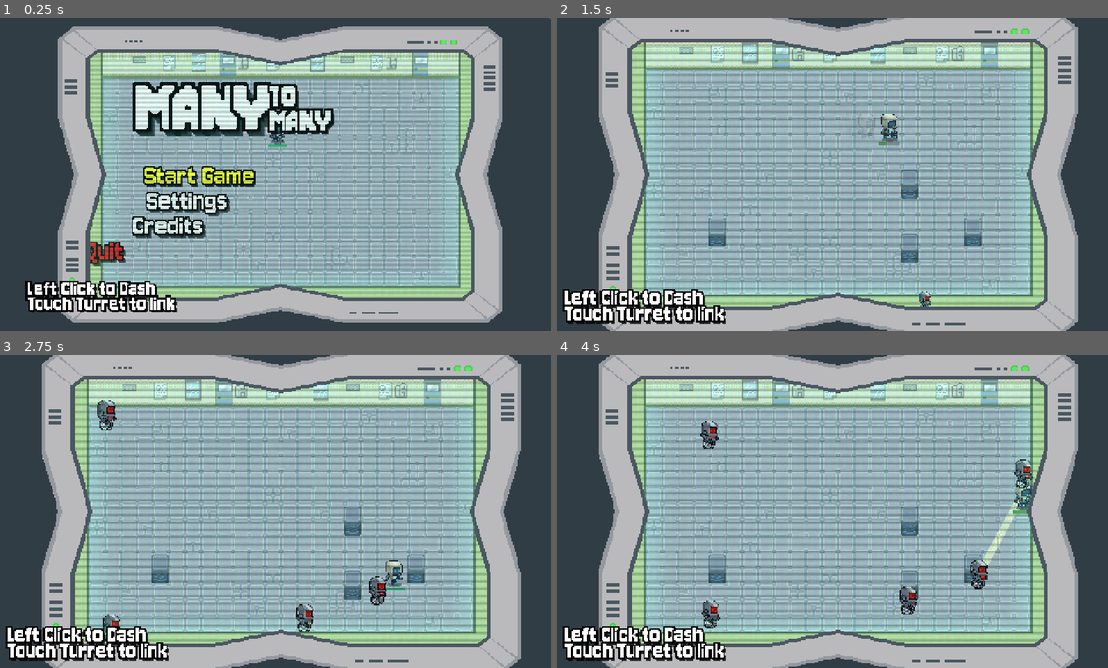
Above: before the commit, frames 1-4 (two rows, left to right).
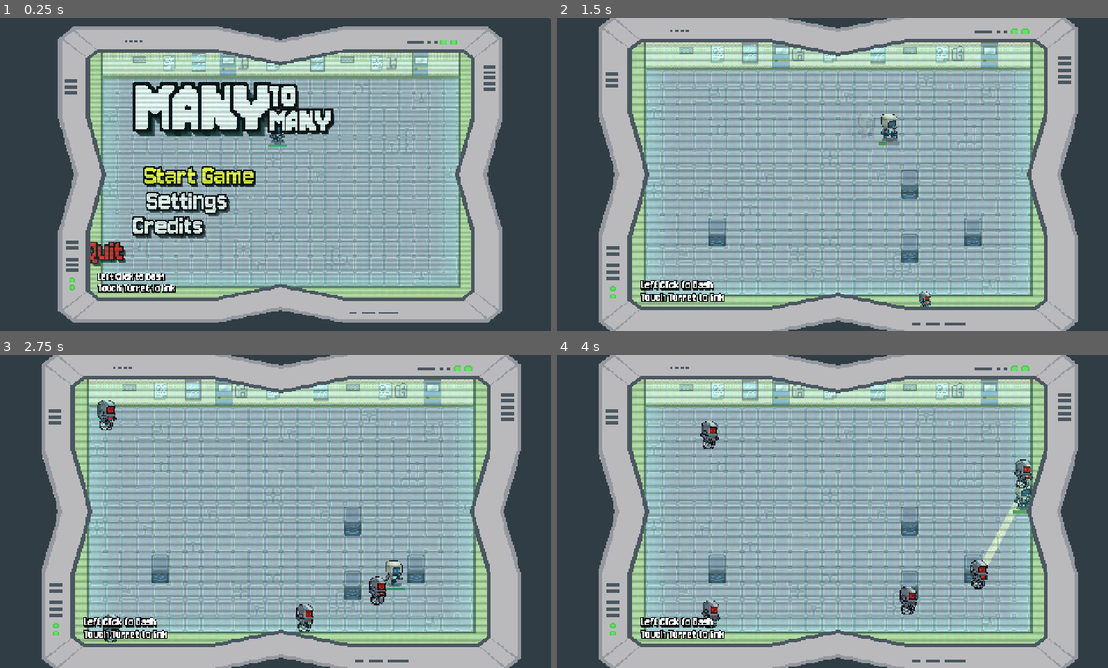
Above: after the commit, the same moments.

Repository: MaulIshak/gamedev-tv
Game: Godot game, scene res://scenes/gameplay.tscn
The game is run twice, just before and just after one commit, with the same random seed, the same clock (stepped at 60 frames per second) and the same inputs. Sound files missing from this copy of the repository are replaced by a short silence.
Inputs (mouse positions are in pixels of both pictures, inside the frame that each line leads up to):
- Up to frame 1 (0.25 s): no input
- Up to frame 2 (1.5 s): click "Start Game" at 0.5 s; tap Enter at 1.25 s; move the mouse to (953, 158) at 1.27 s; hold D (move_right) from 1.28 s (still down); tap Shift (dash) at 1.35 s; click (953, 158) at 1.42 s
- Up to frame 3 (2.75 s): tap Enter at 2 s; move the mouse to (159, 527) at 2.02 s; release D (move_right) at 2.03 s; hold S (move_down) from 2.03 s (still down); tap Shift (dash) at 2.1 s
- Up to frame 4 (4 s): tap Enter at 2.75, 3.5 s; move the mouse to (887, 442) at 2.77 s; release S (move_down) at 2.78 s; hold D (move_right) 2.78-3.53 s; tap Shift (dash) at 2.85, 3.6 s; move the mouse to (804, 574) at 3.52 s; hold W (move_up) from 3.53 s (still down); click (804, 574) at 3.67 s

The runs differ from the first frame. In frame 1, 2.6% of the frame differs, in the area x 4-33%, y 81-94%; in frame 2, 3.1%, in the area x 1-31%, y 83-98%; in frame 3, 3.1%; in frame 4, 3.1%.

Commit message:
fix guide text

Diff:
--- a/scenes/gameplay.tscn
+++ b/scenes/gameplay.tscn
@@ -319,13 +319,15 @@
 
 [node name="Label2" type="Label" parent="." unique_id=2142846621]
 material = SubResource("ShaderMaterial_525vb")
-offset_left = -273.0
-offset_top = 151.0
-offset_right = -80.0
-offset_bottom = 192.3125
+offset_left = -197.0
+offset_top = 144.0
+offset_right = -33.0
+offset_bottom = 185.3125
 theme_override_constants/line_spacing = -8
 theme_override_constants/paragraph_spacing = -1
 theme_override_fonts/font = SubResource("FontVariation_25e7j")
-theme_override_font_sizes/font_size = 23
+theme_override_font_sizes/font_size = 12
 text = "Left Click to Dash
+
+
 Touch Turret to link "
Not shown: 1 places in scenes/gameplay.tscn that only renumber resources
